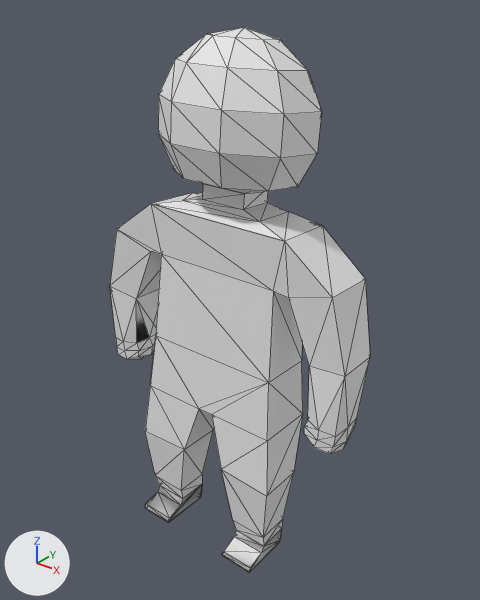
The glTF model assets/models/People/citizen.glb: old version first, new version second.
Camera for both pictures: a camera (50 mm lens) standing at (4.91, -5.83, 7.24) and looking at (0.04, 0.25, 3.47). Every picture has the same lights, and +X, +Y and +Z are marked at lower left. The first picture is the older version. Mesh edges are drawn as thin lines. Vertices at exactly the same position are counted once.

The first picture shows 'Citizen'.
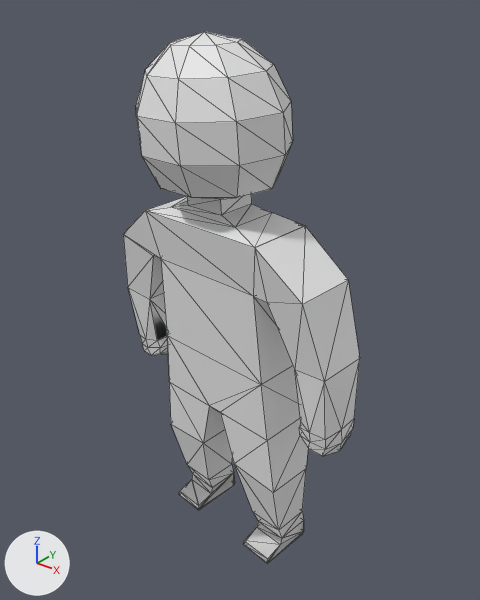
Location of each change, (x1, y1, x2, y2) in pixels of the pictures (480 x 600 px; the box of a moved part takes in the faces that stretch with it):
```json
{"object": "Citizen", "change": "reshaped, moved, turned", "before": [110, 27, 370, 573], "after": [123, 32, 360, 563]}
{"part": 1, "of": "me_cube", "change": "moved or reshaped", "before": [152, 204, 332, 298], "after": [146, 211, 305, 304]}
{"part": 2, "of": "me_cube", "change": "moved or reshaped", "before": [146, 484, 202, 523], "after": [180, 475, 231, 510]}
```

The change, as JSON lines over the scene's bpy script:
```json
{"block": "me_cube", "where": "# used by ob_citizen; location = (-0.06, -0.17, -0.06); rotation_euler = (0.0204, 0.0676, 1.602), in degrees (1.2, 3.9, 92)"}
{"op": "remove", "block": "me_cube", "code": "me_cube.from_pydata(...)  # 224 vertices, 446 faces; spans x -0.78..0.81, y -1.87..1.87, z 0.01..6.82"}
{"op": "add", "block": "me_cube", "code": "me_cube.from_pydata(...)  # 218 vertices, 446 faces; spans x -0.78..0.81, y -1.87..1.87, z 0.01..6.82"}
{"block": "me_cube", "change": "me_cube part 1"}
{"block": "me_cube", "change": "1 vertex is removed from x -0.4, y -1.0, z 4.72"}
{"block": "me_cube", "change": "5 faces are deleted"}
{"block": "me_cube", "change": "5 new faces join them"}
{"block": "me_cube", "change": "me_cube part 2"}
{"block": "me_cube", "change": "5 vertices are removed from x -0.52..-0.22, y 0.5..0.97, z 0.01..0.26"}
{"block": "me_cube", "change": "18 faces are deleted"}
{"block": "me_cube", "change": "18 new faces join them"}
{"op": "set", "path": "ob_citizen.location", "old": "(-0.06, -0.17, -0.06)", "new": "(0.11, 0.31, -0.09)"}
{"op": "set", "path": "ob_citizen.rotation_euler", "old": "(0.0204, 0.0676, 1.602)", "new": "(-0.0321, -0.0647, 1.432)", "note": "degrees (1.2, 3.9, 92) -> degrees (-1.8, -3.7, 82)"}
```
